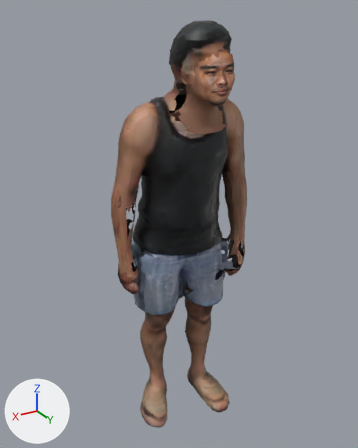
The glTF model public/models/ma/nhanvat/tp-041.glb as it was, and as the next commit left it.
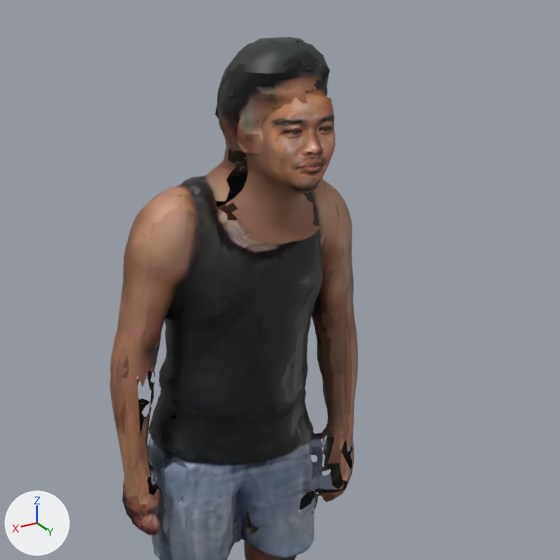
Old and new are each drawn whole from a 50 mm lens placed at (0.94, 1.545, 1.707), pointed at (0.008, -0.008, 0.931) and again close up on the part from 14% to 100% of the width and 0% to 69% of the height. The lights are fixed; the arrows at lower left show +X, +Y and +Z. The first two pictures are the older version. Vertices at exactly the same position are counted once.

The scene before the commit, as lines of its bpy script (objects in view):
```python
me_body = bpy.data.meshes.new('Body')
me_body.from_pydata(...)  # 17014 vertices, 24284 faces; spans x -0.28..0.28, y -0.18..0.25, z 0.0..1.68
# faces by material slot: [13996, 10288]
me_body.materials.append(mat_body)  # picture img_texture
me_body.materials.append(mat_dauchuan)
ob_body = bpy.data.objects.new('Body', me_body)
ob_body.location = (0.0, 0.0, 0.0)
```
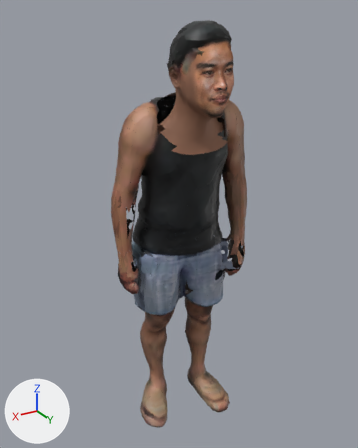
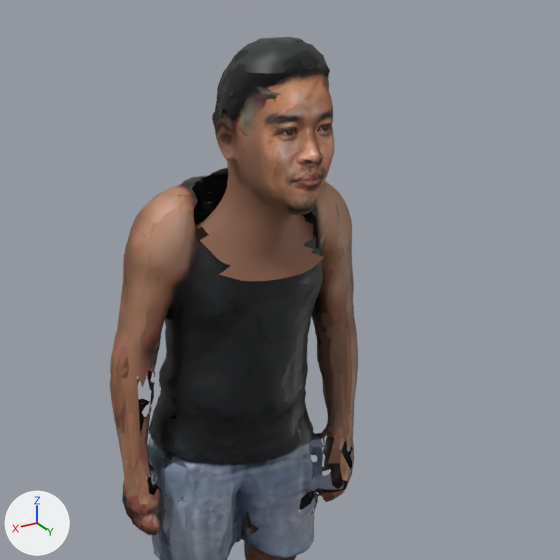
Location of each change, [x1, y1, x2, y2] in pixels of the close-ups (560 x 560 px; the box of a moved part takes in the faces that stretch with it):
part 1 of me_body, moved or reshaped: before [190, 69, 335, 274]; after [192, 41, 334, 281]
part 2 of me_body, surface changed: before [238, 89, 332, 220]; after [222, 85, 333, 218]

Diff of the bpy script that builds the scene:
```diff
--- a/public/models/ma/nhanvat/tp-041.glb.py
+++ b/public/models/ma/nhanvat/tp-041.glb.py
@@ me_body @@
 # used by ob_body; location = (0.0, 0.0, 0.0)
-me_body.from_pydata(...)  # 17014 vertices, 24284 faces; spans x -0.28..0.28, y -0.18..0.25, z 0.0..1.68
+me_body.from_pydata(...)  # 16852 vertices, 23510 faces; spans x -0.28..0.28, y -0.18..0.26, z 0.0..1.68
+# me_body part 1: 901 vertices moved from x -0.09..0.09, y 0.02..0.25, z 1.37..1.63 to x -0.09..0.1, y 0.02..0.25, z 1.34..1.62; 3260 vertices removed from x -0.12..0.13, y -0.02..0.25, z 1.27..1.64; 3098 vertices added at x -0.14..0.14, y -0.04..0.26, z 1.25..1.68
+# me_body part 2: 348 kept faces spanning x -0.09..0.1, y 0.09..0.25, z 1.37..1.6 get new texture (UV) coordinates
 me_body.materials.append(mat_body)
```
